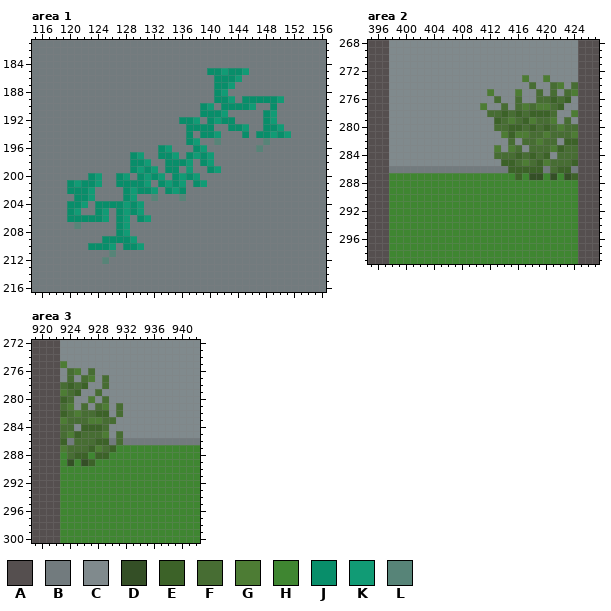
Pixel-art file, stored at Assets/art/hamilton/Alley.aseprite. The picture above was drawn from the file before the commit.
943x365 pixels, 1 frame. Colours within 5 levels of each other are drawn and written as one. Shown: area 1: x 115..156, y 181..216; area 2: x 395..427, y 268..299; area 3: x 919..942, y 272..300. The commit also changed other parts of the picture, which this record leaves out.
Visible layers, top first: "waldec", "frontwall", "deco", "wall", "buildings", "bg".
Palette (. is transparent): A #554f4f  B #727b7e  C #808a8d  D #344f26  E #3c6228  F #476d33  G #4d7c34  H #3f8631  J #088e6a  K #119b75  L #578478
Pixels before, area 1, first column x 115:
181 BBBBBBBBBBBBBBBBBBBBBBBBBBBBBBBBBBBBBBBBBB
182 BBBBBBBBBBBBBBBBBBBBBBBBBBBBBBBBBBBBBBBBBB
183 BBBBBBBBBBBBBBBBBBBBBBBBBBBBBBBBBBBBBBBBBB
184 BBBBBBBBBBBBBBBBBBBBBBBBBBBBBBBBBBBBBBBBBB
185 BBBBBBBBBBBBBBBBBBBBBBBBBJJKJJKBBBBBBBBBBB
186 BBBBBBBBBBBBBBBBBBBBBBBBBBJJJKBBBBBBBBBBBB
187 BBBBBBBBBBBBBBBBBBBBBBBBBBJJKBBBBBBBBBBBBB
188 BBBBBBBBBBBBBBBBBBBBBBBBBBJKBBBBBBBBBBBBBB
189 BBBBBBBBBBBBBBBBBBBBBBBBBBJJKBJJJJJKBBBBBB
190 BBBBBBBBBBBBBBBBBBBBBBBBJKBJJJJKBBJBBBBBBB
191 BBBBBBBBBBBBBBBBBBBBBBBBJJJKBBBBBJKBBBBBBB
192 BBBBBBBBBBBBBBBBBBBBBJJKBJKJJBBBBJKBBBBBBB
193 BBBBBBBBBBBBBBBBBBBBBBJJJJBBJJKBBJJKBBBBBB
194 BBBBBBBBBBBBBBBBBBBBBBJBJJKBBBJBJJKJKBBBBB
195 BBBBBBBBBBBBBBBBBBBBBBJKBBLBBBBBBLBBBBBBBB
196 BBBBBBBBBBBBBBBBBBJKBBBJKBBBBBBBLBBBBBBBBB
197 BBBBBBBBBBBBBBJKBBJJKBJKJKBBBBBBBBBBBBBBBB
198 BBBBBBBBBBBBBBJJKBBJJJKBJKBBBBBBBBBBBBBBBB
199 BBBBBBBBBBBBBBJKJKBJJBKBBJKBBBBBBBBBBBBBBB
200 BBBBBBBBJKBBJKBJKJKBJKJKBBBBBBBBBBBBBBBBBB
201 BBBBBJKJJKBBJJJJKBJKJKBJKBBBBBBBBBBBBBBBBB
202 BBBBBJJJKBBBBJKJJKBJKJBBBBBBBBBBBBBBBBBBBB
203 BBBBBBJJKBBBBJKBBLBBBLBBBBBBBBBBBBBBBBBBBB
204 BBBBBJJKBJJJJKJKBBBBBBBBBBBBBBBBBBBBBBBBBB
205 BBBBBJKBBJKBJKJKBBBBBBBBBBBBBBBBBBBBBBBBBB
206 BBBBBJJJJJKBJKBJKBBBBBBBBBBBBBBBBBBBBBBBBB
207 BBBBBBLBBBBBJKBBBBBBBBBBBBBBBBBBBBBBBBBBBB
208 BBBBBBBBBBBBJKBBBBBBBBBBBBBBBBBBBBBBBBBBBB
209 BBBBBBBBBBJJJJKBBBBBBBBBBBBBBBBBBBBBBBBBBB
210 BBBBBBBBJJJKBJJKBBBBBBBBBBBBBBBBBBBBBBBBBB
211 BBBBBBBBBBBLBBBBBBBBBBBBBBBBBBBBBBBBBBBBBB
212 BBBBBBBBBBLBBBBBBBBBBBBBBBBBBBBBBBBBBBBBBB
213 BBBBBBBBBBBBBBBBBBBBBBBBBBBBBBBBBBBBBBBBBB
214 BBBBBBBBBBBBBBBBBBBBBBBBBBBBBBBBBBBBBBBBBB
215 BBBBBBBBBBBBBBBBBBBBBBBBBBBBBBBBBBBBBBBBBB
216 BBBBBBBBBBBBBBBBBBBBBBBBBBBBBBBBBBBBBBBBBB
Pixels before, area 2, first column x 395:
268 AAACCCCCCCCCCCCCCCCCCCCCCCCCCCAAA
269 AAACCCCCCCCCCCCCCCCCCCCCCCCCCCAAA
270 AAACCCCCCCCCCCCCCCCCCCCCCCCCCCAAA
271 AAACCCCCCCCCCCCCCCCCCCCCCCCCCCAAA
272 AAACCCCCCCCCCCCCCCCCCCCCCCCCCCAAA
273 AAACCCCCCCCCCCCCCCCCCCGCCGCCCCAAA
274 AAACCCCCCCCCCCCCCCCCCCCFCCFGCFAAA
275 AAACCCCCCCCCCCCCCGCCCGCCFCFCFGAAA
276 AAACCCCCCCCCCCCCCCFCCFCCFFEFECAAA
277 AAACCCCCCCCCCCCCGCCFCFGFGGFECCAAA
278 AAACCCCCCCCCCCCCCFFEFEFEEEFCCGAAA
279 AAACCCCCCCCCCCCCCCEFGFEGFFGCFCAAA
280 AAACCCCCCCCCCCCCCCFFEEFEFEFGFFAAA
281 AAACCCCCCCCCCCCCCCCGEGGFFGFFFGAAA
282 AAACCCCCCCCCCCCCCCCCFCFFGFFCEEAAA
283 AAACCCCCCCCCCCCCCCGCGFCFFFGEFFAAA
284 AAACCCCCCCCCCCCCCCFFFEFEFECFFFAAA
285 AAACCCCCCCCCCCCCCCCEEFGFEGFFFEAAA
286 AAABBBBBBBBBBBBBBBBBEEEEEBFEEBAAA
287 AAAHHHHHHHHHHHHHHHHHHEHDDHDHDEAAA
288 AAAHHHHHHHHHHHHHHHHHHHHHHHHHHHAAA
289 AAAHHHHHHHHHHHHHHHHHHHHHHHHHHHAAA
290 AAAHHHHHHHHHHHHHHHHHHHHHHHHHHHAAA
291 AAAHHHHHHHHHHHHHHHHHHHHHHHHHHHAAA
292 AAAHHHHHHHHHHHHHHHHHHHHHHHHHHHAAA
293 AAAHHHHHHHHHHHHHHHHHHHHHHHHHHHAAA
294 AAAHHHHHHHHHHHHHHHHHHHHHHHHHHHAAA
295 AAAHHHHHHHHHHHHHHHHHHHHHHHHHHHAAA
296 AAAHHHHHHHHHHHHHHHHHHHHHHHHHHHAAA
297 AAAHHHHHHHHHHHHHHHHHHHHHHHHHHHAAA
298 AAAHHHHHHHHHHHHHHHHHHHHHHHHHHHAAA
299 AAAHHHHHHHHHHHHHHHHHHHHHHHHHHHAAA
Pixels before, area 3, first column x 919:
272 AAAACCCCCCCCCCCCCCCCCCCC
273 AAAACCCCCCCCCCCCCCCCCCCC
274 AAAACCCCCCCCCCCCCCCCCCCC
275 AAAAGCCCCCCCCCCCCCCCCCCC
276 AAAACFGCFCCCCCCCCCCCCCCC
277 AAAACFCFGCFCCCCCCCCCCCCC
278 AAAAFEFECCFCCCCCCCCCCCCC
279 AAAAGFECCFCCCCCCCCCCCCCC
280 AAAAEFCCGCFCCCCCCCCCCCCC
281 AAAAFGCFCFGCFCCCCCCCCCCC
282 AAAAEFGFFEECFCCCCCCCCCCC
283 AAAAGFFFGGFFCCCCCCCCCCCC
284 AAAAFFCEEEFCCCCCCCCCCCCC
285 AAAAFGEFFFGCFCCCCCCCCCCC
286 AAAAEBFFFEEBFBBBBBBBBBBB
287 AAAAGFFFEGFEHHHHHHHHHHHH
288 AAAAHFEEHEEHHHHHHHHHHHHH
289 AAAAHDHDEHHHHHHHHHHHHHHH
290 AAAAHHHHHHHHHHHHHHHHHHHH
291 AAAAHHHHHHHHHHHHHHHHHHHH
292 AAAAHHHHHHHHHHHHHHHHHHHH
293 AAAAHHHHHHHHHHHHHHHHHHHH
294 AAAAHHHHHHHHHHHHHHHHHHHH
295 AAAAHHHHHHHHHHHHHHHHHHHH
296 AAAAHHHHHHHHHHHHHHHHHHHH
297 AAAAHHHHHHHHHHHHHHHHHHHH
298 AAAAHHHHHHHHHHHHHHHHHHHH
299 AAAAHHHHHHHHHHHHHHHHHHHH
300 AAAAHHHHHHHHHHHHHHHHHHHH
Once edited:
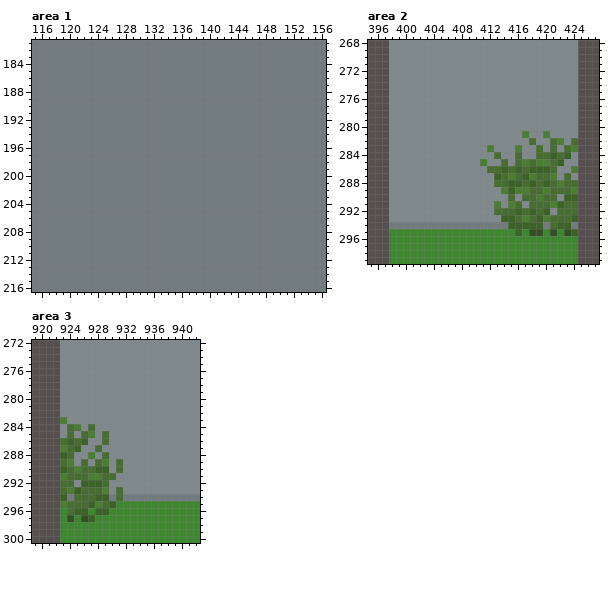
The edit:
layer "deco" now hidden
Area 1:
y 185: x 140..145 JJKJJK -> BBBBBB
y 186: x 141..144 JJJK -> BBBB
y 187: x 141..143 JJK -> BBB
y 188: x 141..142 JK -> BB
y 189: x 141..143 JJK -> BBB; x 145..150 JJJJJK -> BBBBBB
y 190: x 139..140 JK -> BB; x 142..146 JJJJK -> BBBBB; x 149 J -> B
y 191: x 139..142 JJJK -> BBBB; x 148..149 JK -> BB
y 192: x 136..138 JJK -> BBB; x 140..143 JKJJ -> BBBB; x 148..149 JK -> BB
y 193: x 137..140 JJJJ -> BBBB; x 143..145 JJK -> BBB; x 148..150 JJK -> BBB
y 194: x 137 J -> B; x 139..141 JJK -> BBB; x 145 J -> B; x 147..151 JJKJK -> BBBBB
y 195: x 137..138 JK -> BB; x 141 L -> B; x 148 L -> B
y 196: x 133..134 JK -> BB; x 138..139 JK -> BB; x 147 L -> B
y 197: x 129..130 JK -> BB; x 133..135 JJK -> BBB; x 137..140 JKJK -> BBBB
y 198: x 129..131 JJK -> BBB; x 134..137 JJJK -> BBBB; x 139..140 JK -> BB
y 199: x 129..132 JKJK -> BBBB; x 134..135 JJ -> BB; x 137 K -> B; x 140..141 JK -> BB
y 200: x 123..124 JK -> BB; x 127..128 JK -> BB; x 130..133 JKJK -> BBBB; x 135..138 JKJK -> BBBB
y 201: x 120..124 JKJJK -> BBBBB; x 127..131 JJJJK -> BBBBB; x 133..136 JKJK -> BBBB; x 138..139 JK -> BB
y 202: x 120..123 JJJK -> BBBB; x 128..132 JKJJK -> BBBBB; x 134..136 JKJ -> BBB
y 203: x 121..123 JJK -> BBB; x 128..129 JK -> BB; x 132 L -> B; x 136 L -> B
y 204: x 120..122 JJK -> BBB; x 124..130 JJJJKJK -> BBBBBBB
y 205: x 120..121 JK -> BB; x 124..125 JK -> BB; x 127..130 JKJK -> BBBB
y 206: x 120..125 JJJJJK -> BBBBBB; x 127..128 JK -> BB; x 130..131 JK -> BB
y 207: x 121 L -> B; x 127..128 JK -> BB
y 208: x 127..128 JK -> BB
y 209: x 125..129 JJJJK -> BBBBB
y 210: x 123..126 JJJK -> BBBB; x 128..130 JJK -> BBB
y 211: x 126 L -> B
y 212: x 125 L -> B
Area 2, layers "waldec", "frontwall":
y 273: x 417 G -> C; x 420 G -> C
y 274: x 418 F -> C; x 421..422 FG -> CC; x 424 F -> C
y 275: x 412 G -> C; x 416 G -> C; x 419 F -> C; x 421 F -> C; x 423..424 FG -> CC
y 276: x 413 F -> C; x 416 F -> C; x 419..423 FFEFE -> CCCCC
y 277: x 411 G -> C; x 414 F -> C; x 416..422 FGFGGFE -> CCCCCCC
y 278: x 412..421 FFEFEFEEEF -> CCCCCCCCCC; x 424 G -> C
y 279: x 413..421 EFGFEGFFG -> CCCCCCCCC; x 423 F -> C
y 280: x 413..424 FFEEFEFEFGFF -> CCCCCCCCCCCC
y 281: x 414..416 GEG -> CCC; x 418..419 FF -> CC; x 421..424 FFFG -> CCCC
y 282: x 415 F -> C; x 417 F -> C; x 419..420 GF -> CC; x 422..424 CEE -> GCF
y 283: x 412..413 CG -> GC; x 415..416 GF -> CG; x 418 F -> C; x 420..422 FGE -> CFC; x 424 F -> G
y 284: x 414..418 FFEFE -> CCFCC; x 420..421 EC -> FE; x 423..424 FF -> EC
y 285: x 411 C -> G; x 414..415 EE -> FC; x 419 E -> G; x 422..424 FFE -> ECC
y 286: x 398..415 BBBBBBBBBBBBBBBBBE -> CCCCCCCCCCCCCCFFEF; x 417 E -> F; x 420 B -> E; x 422..424 EEB -> CCG
y 287: x 398..424 HHHHHHHHHHHHHHHHHHEHDDHDHDE -> CCCCCCCCCCCCCCCEFGFEGFFGCFC
y 288: x 398..424 HHHHHHHHHHHHHHHHHHHHHHHHHHH -> CCCCCCCCCCCCCCCFFEEFEFEFGFF
y 289: x 398..424 HHHHHHHHHHHHHHHHHHHHHHHHHHH -> CCCCCCCCCCCCCCCCGEGGFFGFFFG
y 290: x 398..424 HHHHHHHHHHHHHHHHHHHHHHHHHHH -> CCCCCCCCCCCCCCCCCFCFFGFFCEE
y 291: x 398..424 HHHHHHHHHHHHHHHHHHHHHHHHHHH -> CCCCCCCCCCCCCCCGCGFCFFFGEFF
y 292: x 398..424 HHHHHHHHHHHHHHHHHHHHHHHHHHH -> CCCCCCCCCCCCCCCFFFEFEFECFFF
y 293: x 398..424 HHHHHHHHHHHHHHHHHHHHHHHHHHH -> CCCCCCCCCCCCCCCCEEFGFEGFFFE
y 294: x 398..424 HHHHHHHHHHHHHHHHHHHHHHHHHHH -> BBBBBBBBBBBBBBBBBEEEEEBFEEB
y 295: x 416 H -> E; x 418..419 HH -> DD; x 421 H -> D; x 423..424 HH -> DE
Area 3, layers "waldec", "frontwall":
y 275: x 923 G -> C
y 276: x 924..925 FG -> CC; x 927 F -> C
y 277: x 924 F -> C; x 926..927 FG -> CC; x 929 F -> C
y 278: x 923..926 FEFE -> CCCC; x 929 F -> C
y 279: x 923..925 GFE -> CCC; x 928 F -> C
y 280: x 923..924 EF -> CC; x 927 G -> C; x 929 F -> C
y 281: x 923..924 FG -> CC; x 926 F -> C; x 928..929 FG -> CC; x 931 F -> C
y 282: x 923..929 EFGFFEE -> CCCCCCC; x 931 F -> C
y 283: x 924..930 FFFGGFF -> CCCCCCC
y 284: x 923 F -> C; x 925..929 CEEEF -> GCFCC
y 285: x 923..925 FGE -> CFC; x 927..929 FFG -> GCF; x 931 F -> C
y 286: x 923..924 EB -> FE; x 926..942 FFEEBFBBBBBBBBBBB -> ECCFCCCCCCCCCCCCC
y 287: x 925..942 FFEGFEHHHHHHHHHHHH -> ECCFCCCCCCCCCCCCCC
y 288: x 923 H -> E; x 925..942 EEHEEHHHHHHHHHHHHH -> CCGCFCCCCCCCCCCCCC
y 289: x 923..942 HDHDEHHHHHHHHHHHHHHH -> FGCFCFGCFCCCCCCCCCCC
y 290: x 923..942 HHHHHHHHHHHHHHHHHHHH -> EFGFFEECFCCCCCCCCCCC
y 291: x 923..942 HHHHHHHHHHHHHHHHHHHH -> GFFFGGFFCCCCCCCCCCCC
y 292: x 923..942 HHHHHHHHHHHHHHHHHHHH -> FFCEEEFCCCCCCCCCCCCC
y 293: x 923..942 HHHHHHHHHHHHHHHHHHHH -> FGEFFFGCFCCCCCCCCCCC
y 294: x 923..942 HHHHHHHHHHHHHHHHHHHH -> EBFFFEEBFBBBBBBBBBBB
y 295: x 923..930 HHHHHHHH -> GFFFEGFE
y 296: x 924..926 HHH -> FEE; x 928..929 HH -> EE
y 297: x 924 H -> D; x 926..927 HH -> DE
